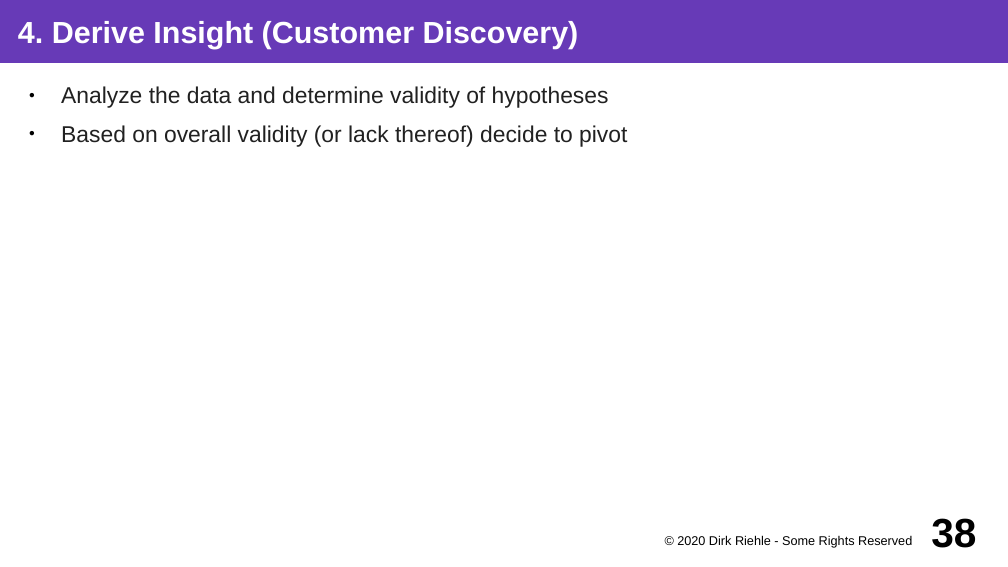
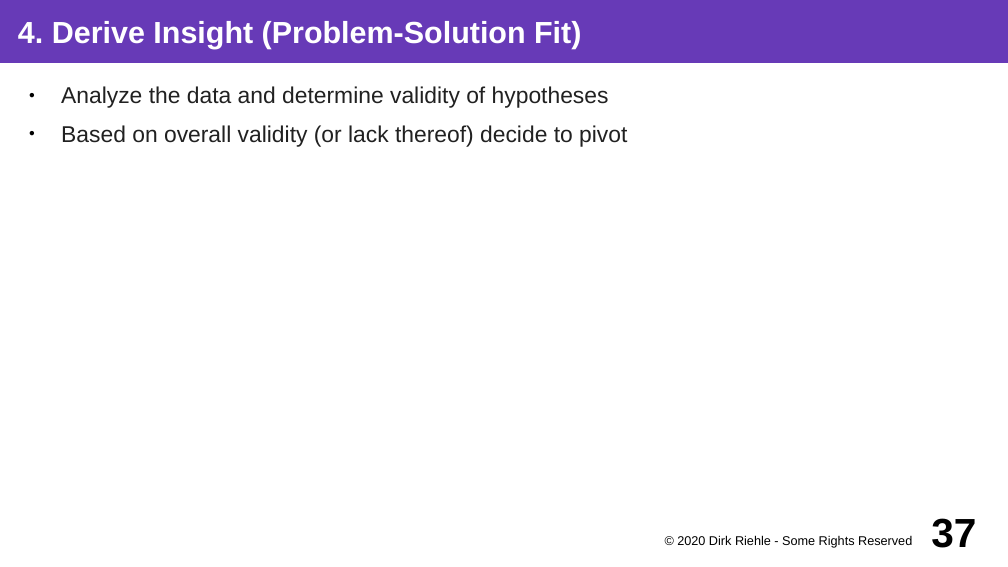
Before and after one commit to dirkriehle/coss-course, a slide deck: slide 37 of Lecture slides/COSS D01 - Software Startups.odp (slide 38 before the commit). Drawn at 1008x567 pixels with LibreOffice and Linux fonts; fonts in the diff are those of the drawing. Boxes give left, top, right and bottom in pixels: in the first picture for what was removed or moved away, otherwise in the second. Text is boxed around its words. In the diff, an @@ line names an element or a change of style, - is before the commit and + after.

```diff
--- a/Lecture slides/COSS D01 - Software Startups.odp
+++ b/Lecture slides/COSS D01 - Software Startups.odp
@@ title at <box>18,21,581,49</box>: text changed @@
-4. Derive Insight (Customer Discovery)
+4. Derive Insight (Problem-Solution Fit)
@@ page number at <box>931,518,976,548</box>: text changed @@
-38
+37
```
Also in this commit, not shown: 20 other slides changed, 4 slides added, 3 slides removed, 4 other files.
